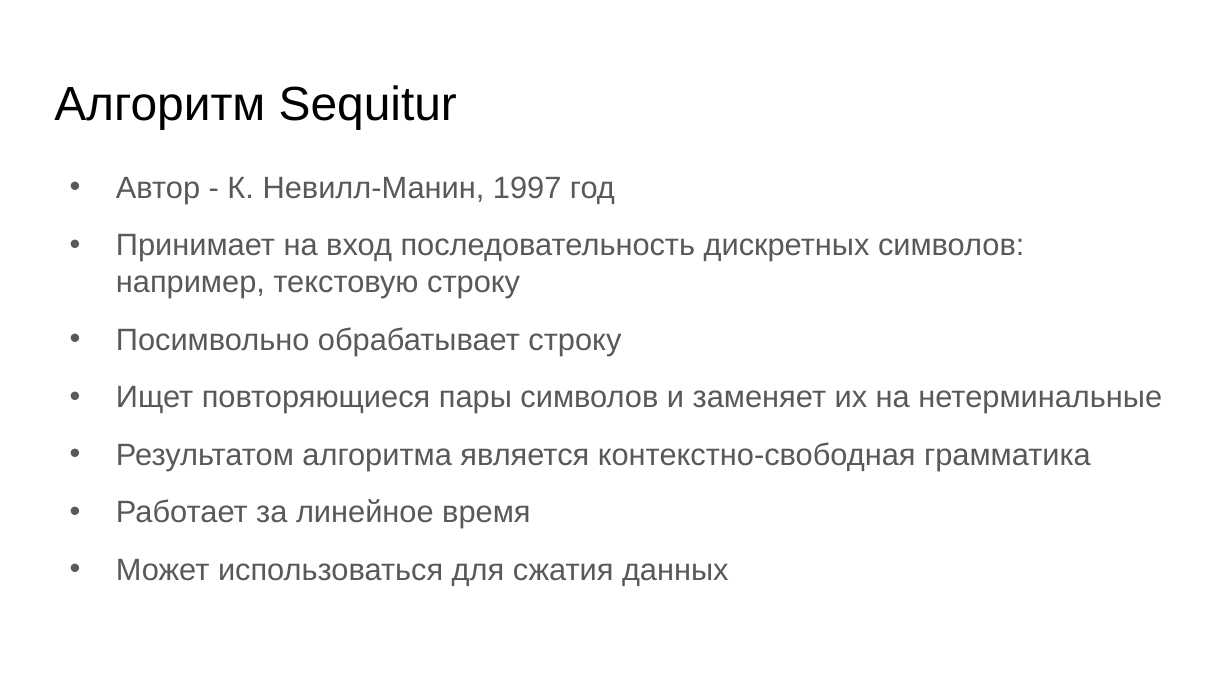
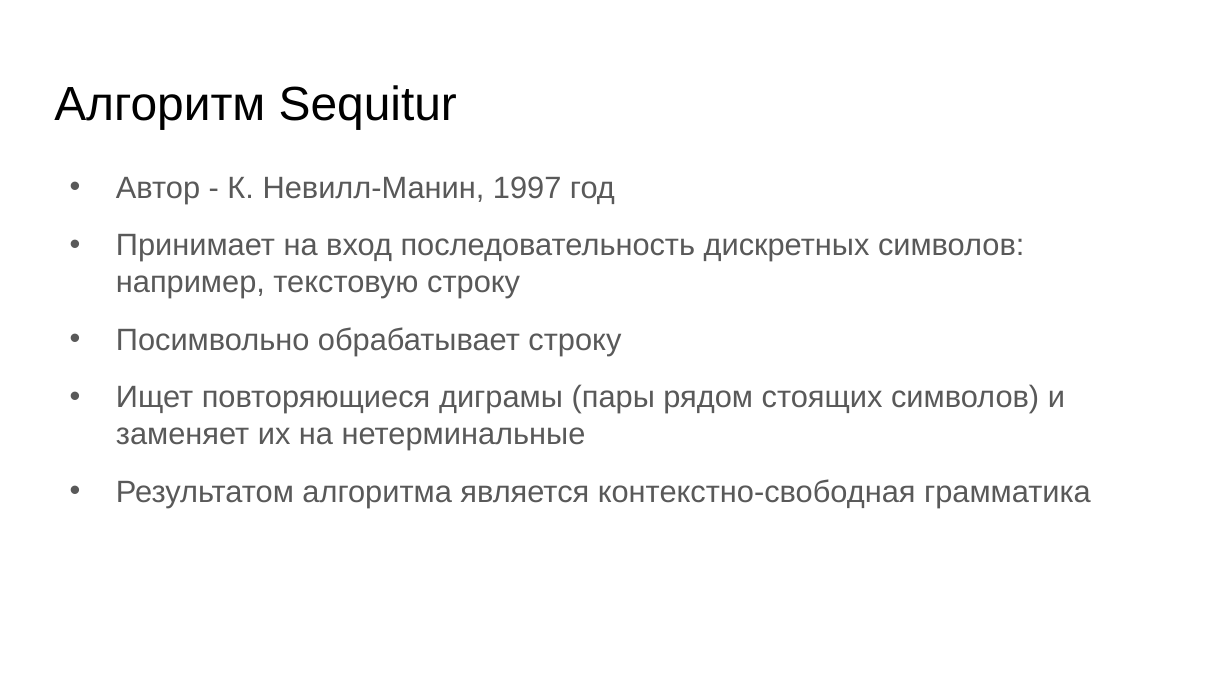
Before and after one commit to YaccConstructor/articles, a slide deck: slide 4 of 2017/diploma/ZinovyevaAnna/slides/slides.pptx. Drawn at 1232x693 pixels with LibreOffice and Linux fonts; fonts in the diff are those of the drawing. Boxes give left, top, right and bottom in pixels: in the first picture for what was removed or moved away, otherwise in the second. Text is boxed around its words. In the diff, an @@ line names an element or a change of style, - is before the commit and + after.

```diff
--- a/2017/diploma/ZinovyevaAnna/slides/slides.pptx
+++ b/2017/diploma/ZinovyevaAnna/slides/slides.pptx
@@ text at [116, 384, 1065, 450]: text changed @@
-• Ищет повторяющиеся пары символов и заменяет их на нетерминальные
+• Ищет повторяющиеся диграмы (пары рядом стоящих символов) и заменяет их на нетерминальные
@@ text at [116, 499, 729, 585]: paragraphs removed @@
-• Работает за линейное время
-• Может использоваться для сжатия данных
```
Also in this commit, not shown: 8 other slides changed, 2 slides added, 3 other files.
